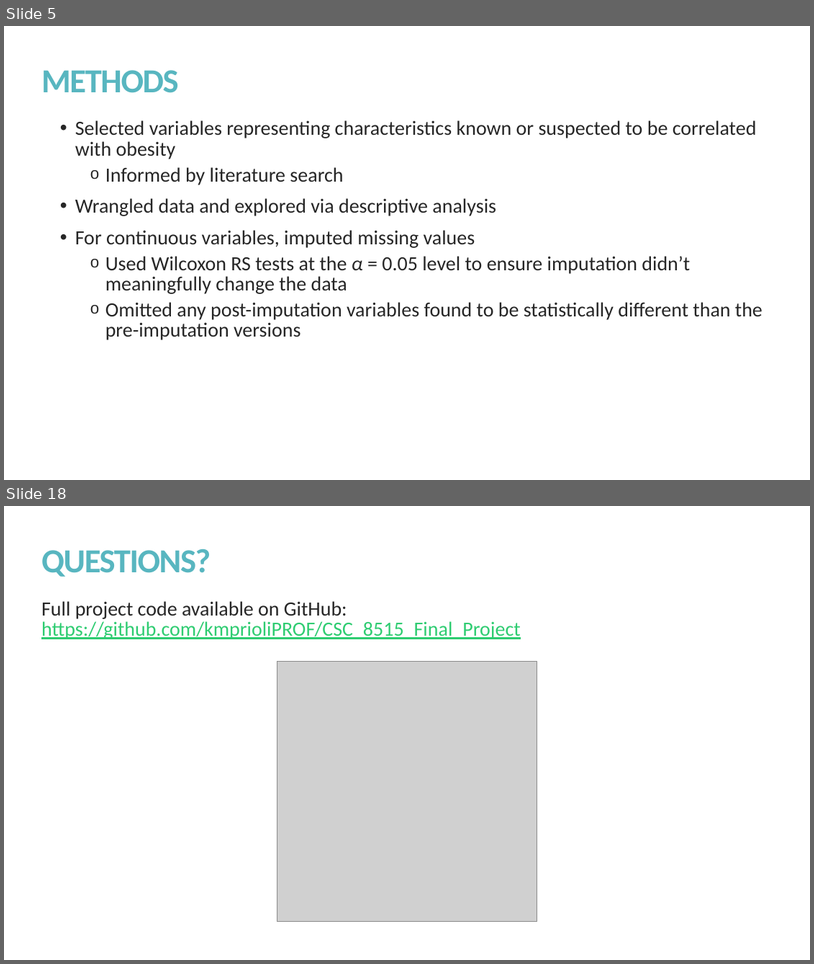
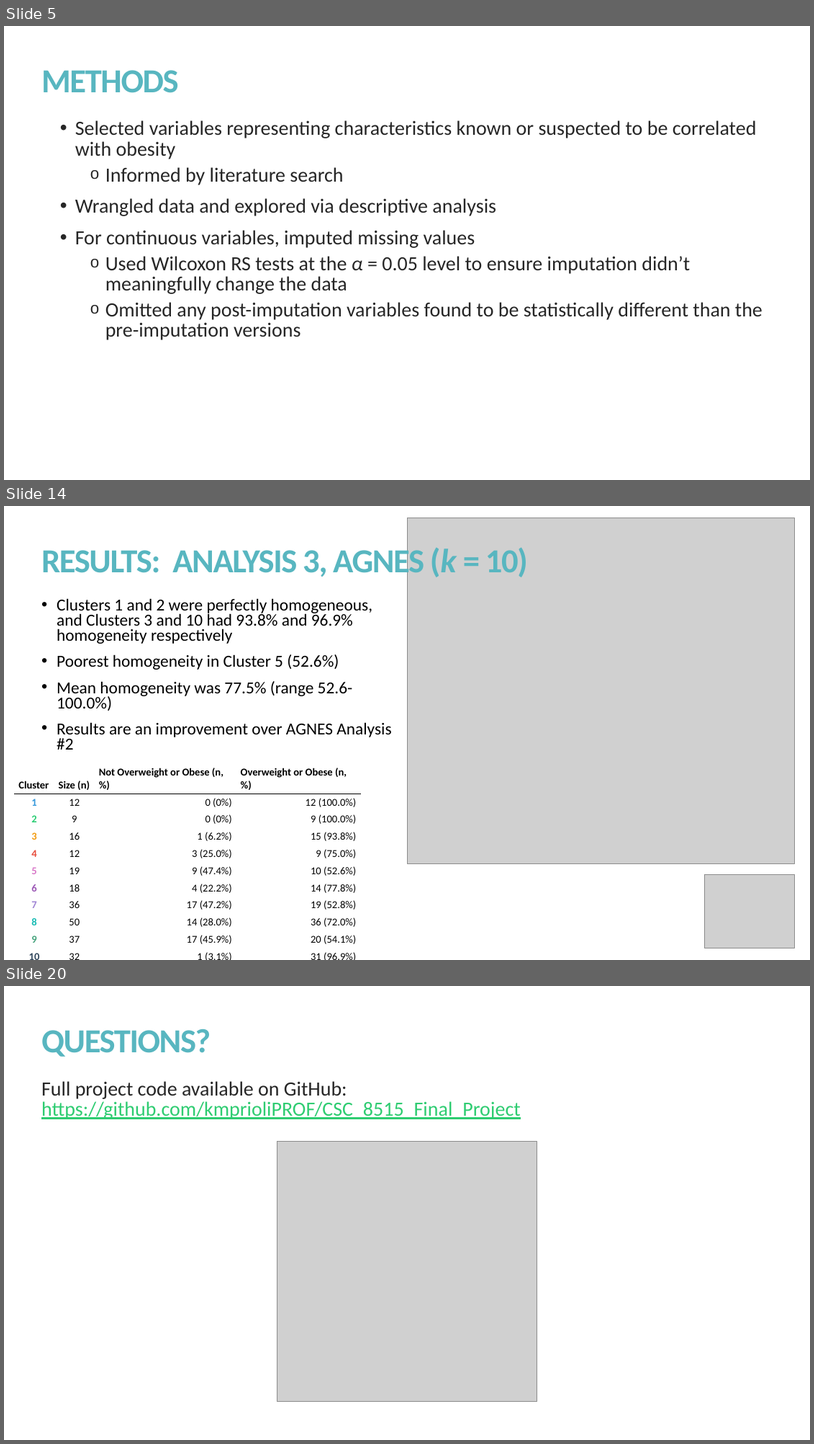
Before and after one commit to kmprioliPROF/CSC_8515_Final_Project, a slide deck: presentation/Prioli_presentation.pptx. Shown one above the other, each under a label of ours: slides 5 and 18 before the commit, slides 5, 14 and 20 after it; the slides between them are not shown. The pictures are 814x964 and 814x1444 pixels, drawn with LibreOffice and Linux fonts; fonts in the diff are those of the drawing; grey boxes stand for pictures. Boxes give left, top, right and bottom in pixels: in the first picture for what was removed or moved away, otherwise in the second. Text is boxed around its words. In the diff, an @@ line names an element or a change of style, - is before the commit and + after.

```diff
--- a/presentation/Prioli_presentation.pptx
+++ b/presentation/Prioli_presentation.pptx
@@ slide 14 added at [4, 506, 810, 960], background #FFFFFF @@
@@ picture added at [407, 518, 795, 864] @@
@@ title added at [41, 544, 528, 581], 40 pt, text #58B6C0, bold @@
+RESULTS: ANALYSIS 3, AGNES (k = 10)
@@ text added at [57, 598, 391, 749], 20 pt, text #000000 @@
+• Clusters 1 and 2 were perfectly homogeneous, and Clusters 3 and 10 had 93.8% and 96.9% homogeneity respectively
+• Poorest homogeneity in Cluster 5 (52.6%)
+• Mean homogeneity was 77.5% (range 52.6-100.0%)
+• Results are an improvement over AGNES Analysis #2
@@ table added at [14, 764, 360, 950], 11 rows, 4 columns @@
+Cluster | Size (n) | Not Overweight or Obese (n, %) | Overweight or Obese (n, %)
+1 | 12 | 0 (0%) | 12 (100.0%)
+2 | 9 | 0 (0%) | 9 (100.0%)
+3 | 16 | 1 (6.2%) | 15 (93.8%)
+4 | 12 | 3 (25.0%) | 9 (75.0%)
+5 | 19 | 9 (47.4%) | 10 (52.6%)
+6 | 18 | 4 (22.2%) | 14 (77.8%)
+7 | 36 | 17 (47.2%) | 19 (52.8%)
+8 | 50 | 14 (28.0%) | 36 (72.0%)
+9 | 37 | 17 (45.9%) | 20 (54.1%)
+10 | 32 | 1 (3.1%) | 31 (96.9%)
@@ picture added at [705, 874, 795, 947] @@
@@ what was slide 18 is now slide 20 @@
```
Also in this commit, not shown: 9 slides changed, 5 other slides added, 4 slides removed, 1 other file.
